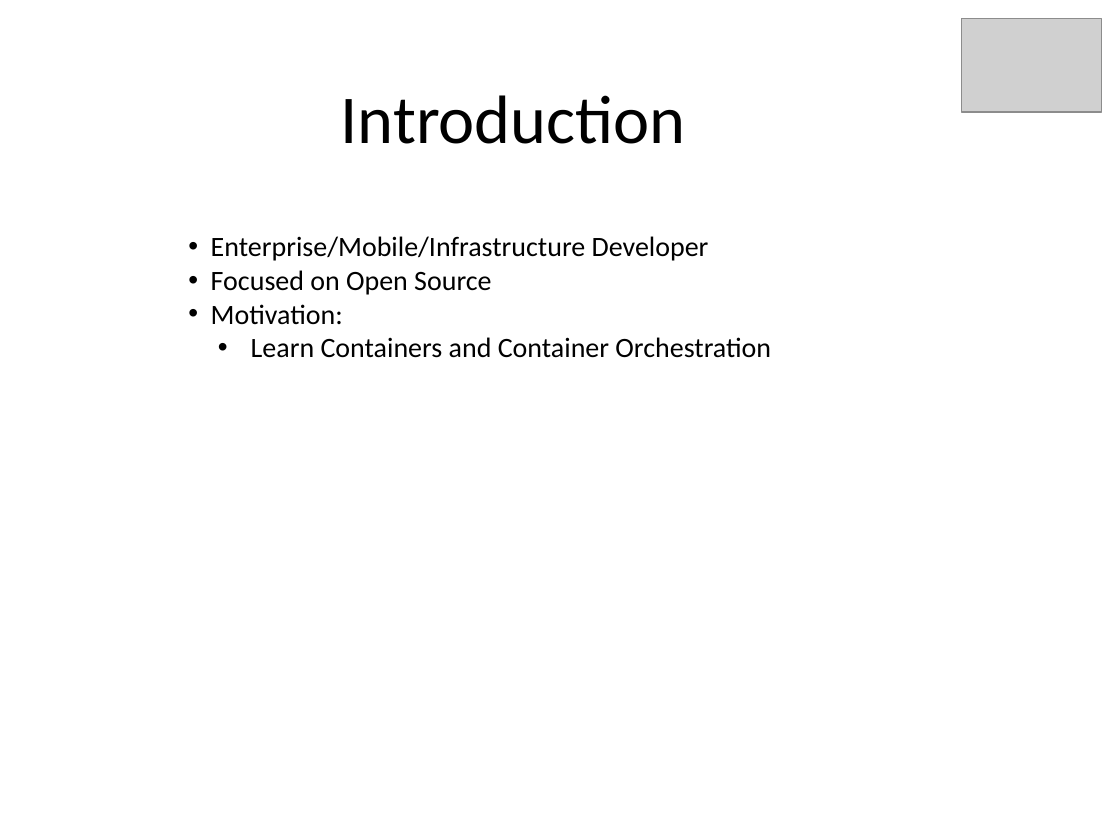
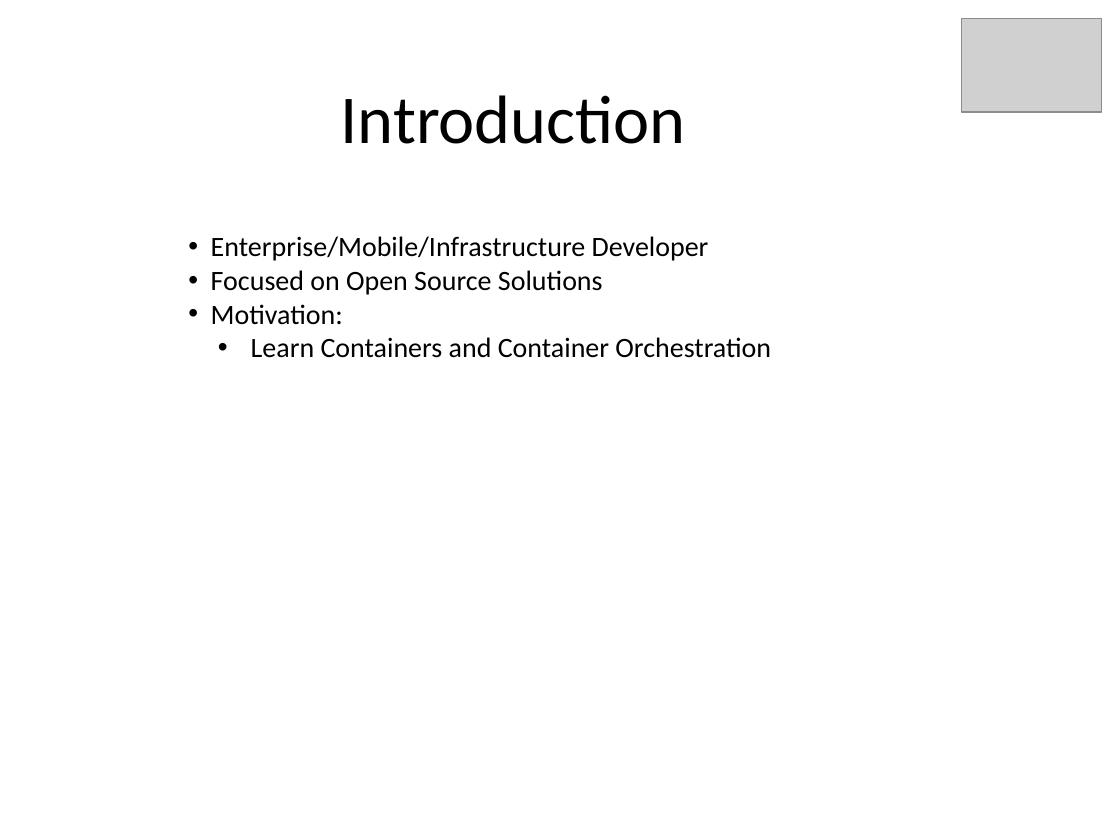
Before and after one commit to kskalvar/kubernetes-autoscaling-aws, a slide deck: slide 2 of docs/Kubernetes-Autoscaling-on-AWS.pptx. Drawn at 1120x840 pixels with LibreOffice and Linux fonts; fonts in the diff are those of the drawing; grey boxes stand for pictures. Boxes give left, top, right and bottom in pixels: in the first picture for what was removed or moved away, otherwise in the second. Text is boxed around its words. In the diff, an @@ line names an element or a change of style, - is before the commit and + after.

```diff
--- a/docs/Kubernetes-Autoscaling-on-AWS.pptx
+++ b/docs/Kubernetes-Autoscaling-on-AWS.pptx
@@ text at box(211, 270, 603, 295): text changed @@
-• Focused on Open Source
+• Focused on Open Source Solutions
```
Also in this commit, not shown: 2 other slides changed, 2 other files.
